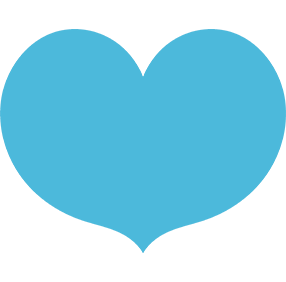
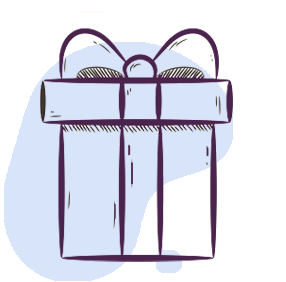
Two versions of the same layered image (286px x 282px). Layer-by-layer changes:
added layer "Camada 9" above "Camada 8" over [40, 11, 233, 262]
hid "coracao1", painted on it over [0, 29, 286, 253]
showed group "Forma Azul copiar" (2 layers) over [4, 42, 233, 281]
